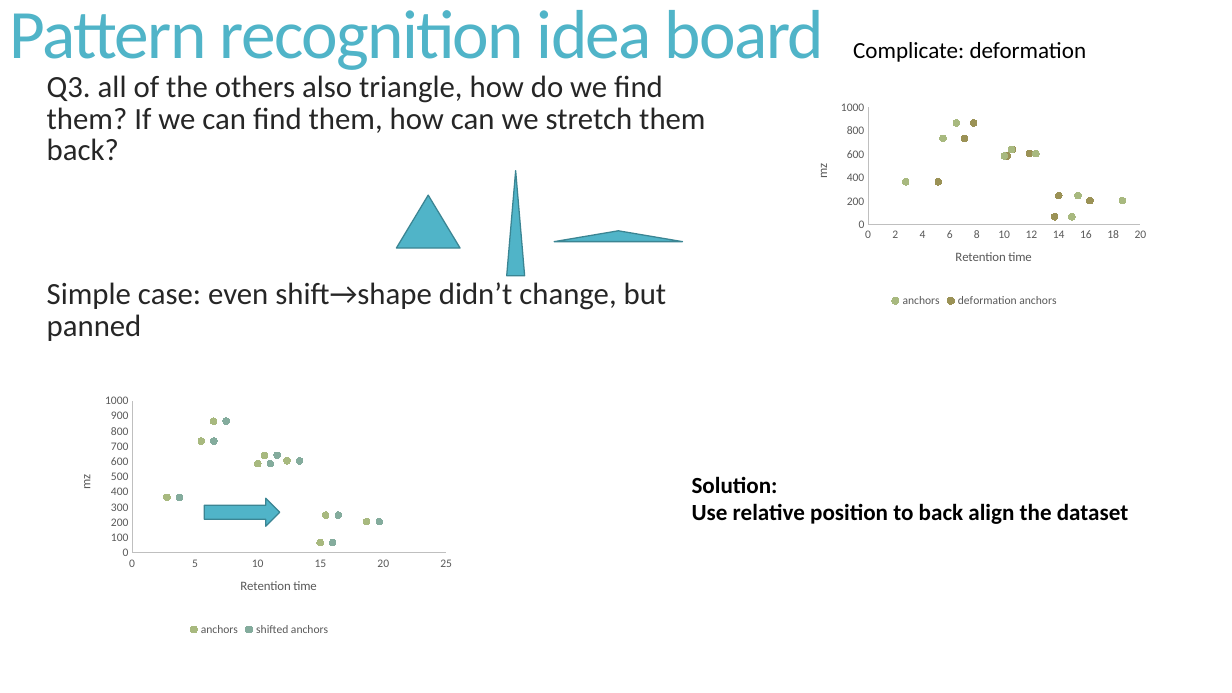
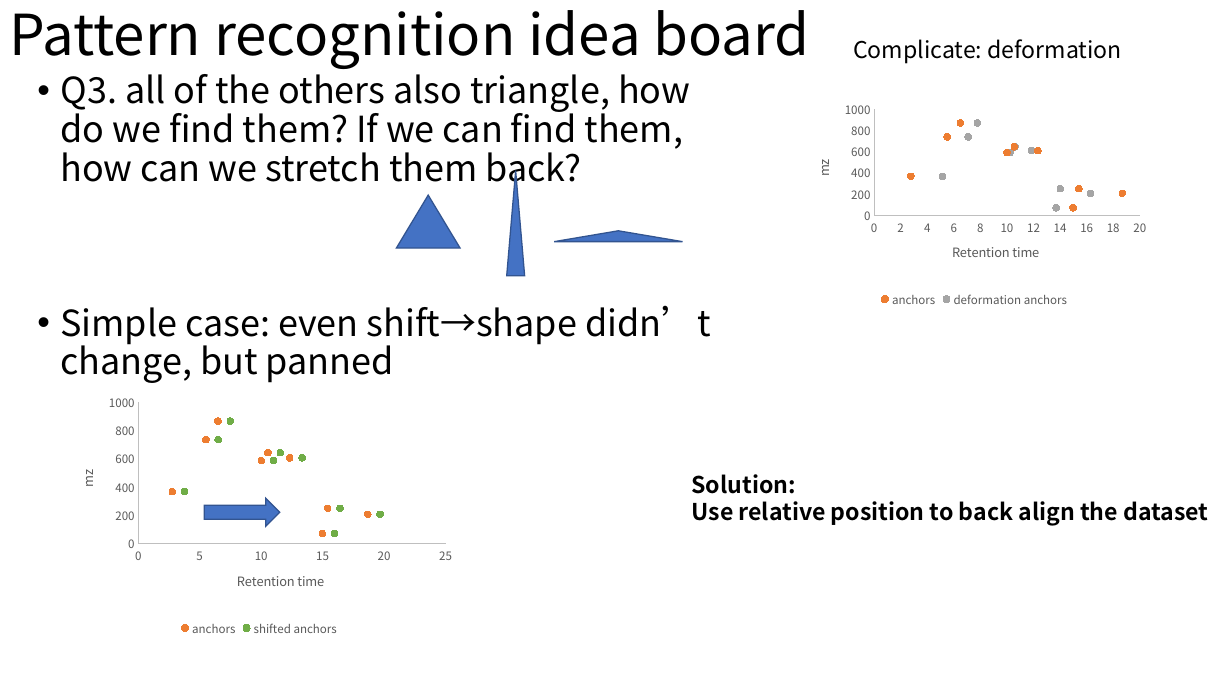
Before and after one commit to XiminHu/mass-suite, a slide deck: slide 12 of doc/20201102-projectmeeting.pptx (slide 11 before the commit). Drawn at 1232x693 pixels with LibreOffice and Linux fonts; fonts in the diff are those of the drawing. Boxes give left, top, right and bottom in pixels: in the first picture for what was removed or moved away, otherwise in the second. Text is boxed around its words. In the diff, an @@ line names an element or a change of style, - is before the commit and + after.

```diff
--- a/doc/20201102-projectmeeting.pptx
+++ b/doc/20201102-projectmeeting.pptx
@@ title "Pattern recognition idea board" at (9, 10, 810, 69): size 54 to 44 pt, font Calibri to Noto Sans CJK SC, text colour #50B4C8 to #000000, letter spacing -1.2 to 0 pt; line spacing 0.85 to 0.9 @@
@@ text "Complicate: deformation" at (853, 39, 1121, 63): font Calibri to Noto Sans CJK SC @@
@@ text "Q3. all of the others ..." at (61, 67, 711, 383): size 24 to 28 pt, font Calibri to Noto Sans CJK SC, text colour #262626 to #000000; bullet   to •; line spacing 0.85 to 0.9; less space between paragraphs @@
@@ scatter chart at (796, 96, 1154, 311) @@
@@ colour of anchors #A8B97F to #ED7D31 @@
@@ colour of deformation anchors #9B9256 to #A5A5A5 @@
@@ legend changed @@
@@ category axis changed @@
@@ value axis changed @@
@@ lettering changed @@
@@ scatter chart at (58, 389, 460, 640) @@
@@ colour of anchors #A8B97F to #ED7D31 @@
@@ colour of shifted anchors #84AC9D to #70AD47 @@
@@ legend changed @@
@@ category axis changed @@
@@ value axis changed @@
@@ lettering changed @@
@@ text "Solution:" at (692, 474, 1208, 526): font Calibri to Noto Sans CJK SC @@
@@ fill #50B4C8 to #4472C4; outline #3B8594 1 pt to #325491 1 pt in 4 elements at (396, 195, 460, 248), (506, 171, 524, 276), (555, 231, 683, 242), (204, 498, 280, 526) @@
```
Also in this commit, not shown: 10 other slides changed, 2 slides added.
